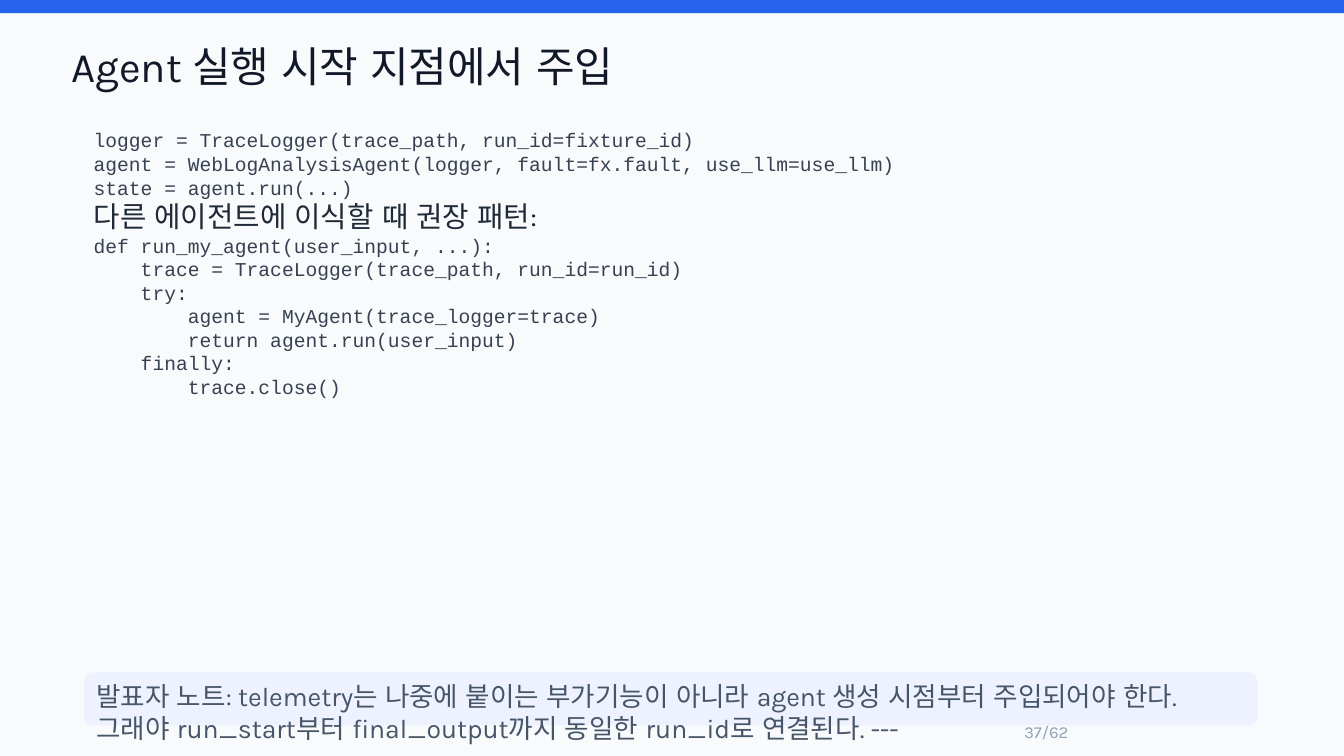
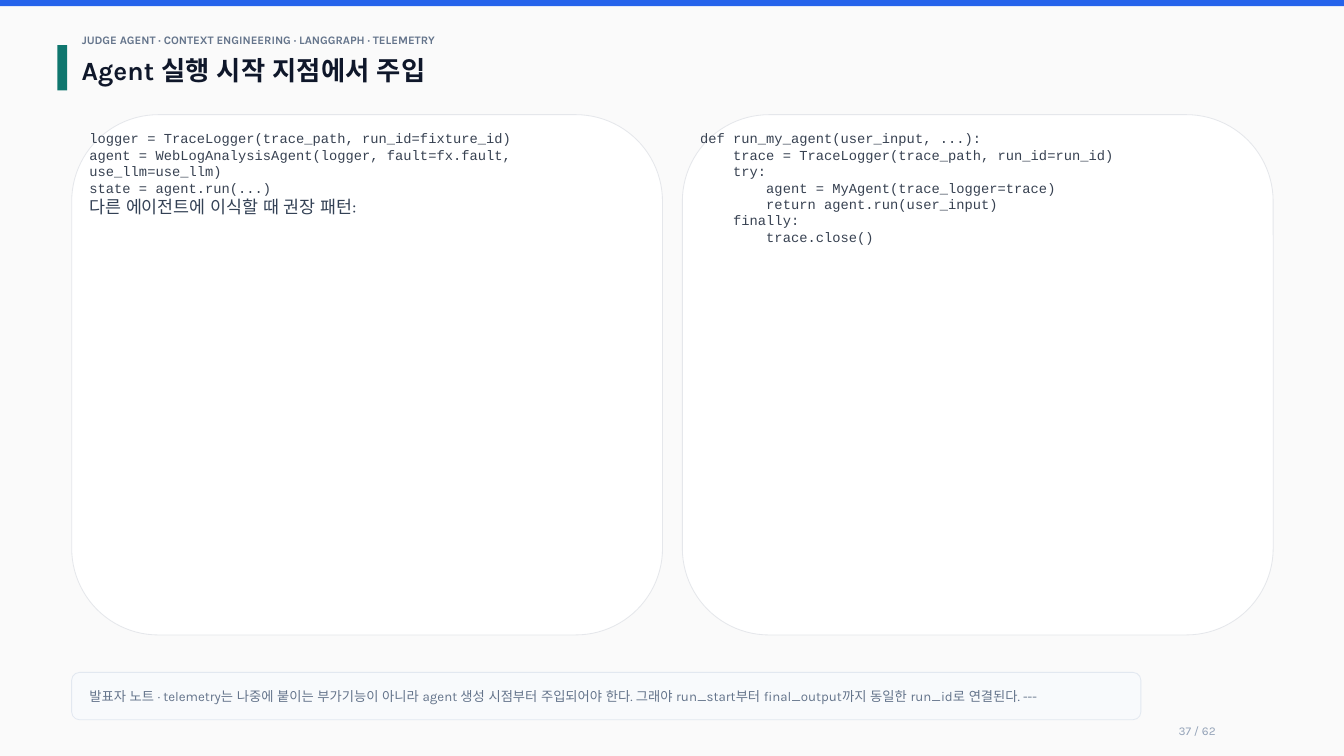
Before and after one commit to lesh915/judge-agent, a slide deck: slide 37 of docs/JUDGE_AGENT_CONTEXT_ENGINEERING_TECH_PRESENTATION.pptx. Drawn at 1344x756 pixels with LibreOffice and Linux fonts; fonts in the diff are those of the drawing. Boxes give left, top, right and bottom in pixels: in the first picture for what was removed or moved away, otherwise in the second. Text is boxed around its words. In the diff, an @@ line names an element or a change of style, - is before the commit and + after.

Commit message:
docs: refine presentation pptx layout

```diff
--- a/docs/JUDGE_AGENT_CONTEXT_ENGINEERING_TECH_PRESENTATION.pptx
+++ b/docs/JUDGE_AGENT_CONTEXT_ENGINEERING_TECH_PRESENTATION.pptx
@@ rectangle resized from (x1=0, y1=0, x2=1344, y2=13) to (x1=0, y1=0, x2=1344, y2=6) @@
@@ rectangle at (x1=0, y1=0, x2=1344, y2=756): fill #F8FAFC to #FAFAFA; outline none to #FAFAFA 0.6 pt @@
@@ rectangle added at (x1=57, y1=45, x2=68, y2=91), fill #0F766E @@
@@ text "Agent 실행 시작 지점에서 주입" moved from (x1=72, y1=47, x2=613, y2=93) to (x1=82, y1=58, x2=425, y2=86) @@
@@ text "Agent 실행 시작 지점에서 주입" at (x1=82, y1=58, x2=425, y2=86): size 30 to 18.8 pt, text colour #111827 to #0F172A, bold on @@
@@ text added at (x1=82, y1=36, x2=435, y2=44), 8.2 pt, text #64748B, bold @@
+JUDGE AGENT · CONTEXT ENGINEERING · LANGGRAPH · TELEMETRY
@@ rounded rectangle added at (x1=72, y1=115, x2=662, y2=635), fill #FFFFFF, outline #E5E7EB 0.6 pt @@
@@ rounded rectangle added at (x1=683, y1=115, x2=1273, y2=635), fill #FFFFFF, outline #E5E7EB 0.6 pt @@
@@ text at (x1=89, y1=133, x2=511, y2=196): text changed; size 14 to 9.8 pt @@
-logger = TraceLogger(trace_path, run_id=fixture_id)
-agent = WebLogAnalysisAgent(logger, fault=fx.fault, use_llm=use_llm)
-state = agent.run(...)
+logger = TraceLogger(trace_path, run_id=fixture_id)
+agent = WebLogAnalysisAgent(logger, fault=fx.fault, use_llm=use_llm)
+state = agent.run(...)
@@ text added at (x1=700, y1=133, x2=1114, y2=245), 9.8 pt, text #374151 @@
+def run_my_agent(user_input, ...):
+trace = TraceLogger(trace_path, run_id=run_id)
+try:
+agent = MyAgent(trace_logger=trace)
+return agent.run(user_input)
+finally:
+trace.close()
@@ text at (x1=89, y1=195, x2=356, y2=215): size 20.5 to 12.4 pt, text colour #1F2937 to #334155 in "다른 에이전트에 이식할 때 권장 패턴:" @@
@@ text at (x1=94, y1=239, x2=682, y2=398): paragraph removed @@
-def run_my_agent(user_input, ...):
-trace = TraceLogger(trace_path, run_id=run_id)
-try:
-agent = MyAgent(trace_logger=trace)
-return agent.run(user_input)
-finally:
-trace.close()
@@ rounded rectangle added at (x1=72, y1=673, x2=1141, y2=720), fill #F8FAFC, outline #E2E8F0 0.6 pt @@
@@ text "발표자 노트 · telemetry는 나중에 ..." moved from (x1=84, y1=673, x2=1258, y2=725) to (x1=89, y1=690, x2=1020, y2=704) @@
@@ text "발표자 노트 · telemetry는 나중에 ..." at (x1=89, y1=690, x2=1020, y2=704): fill #EEF2FF to none @@
@@ text at (x1=89, y1=690, x2=1020, y2=704): text changed; size 19 to 9.5 pt; text colour #475569 to #64748B @@
-발표자 노트: telemetry는 나중에 붙이는 부가기능이 아니라 agent 생성 시점부터 주입되어야 한다. 그래야 run_start부터 final_output까지 동일한 run_id로 연결된다. ---
+발표자 노트 · telemetry는 나중에 붙이는 부가기능이 아니라 agent 생성 시점부터 주입되어야 한다. 그래야 run_start부터 final_output까지 동일한 run_id로 연결된다. ---
@@ text at (x1=1179, y1=727, x2=1216, y2=735): text changed; size 12 to 8.5 pt @@
-37/62
+37 / 62
```
Also in this commit, not shown: 61 other slides changed.
